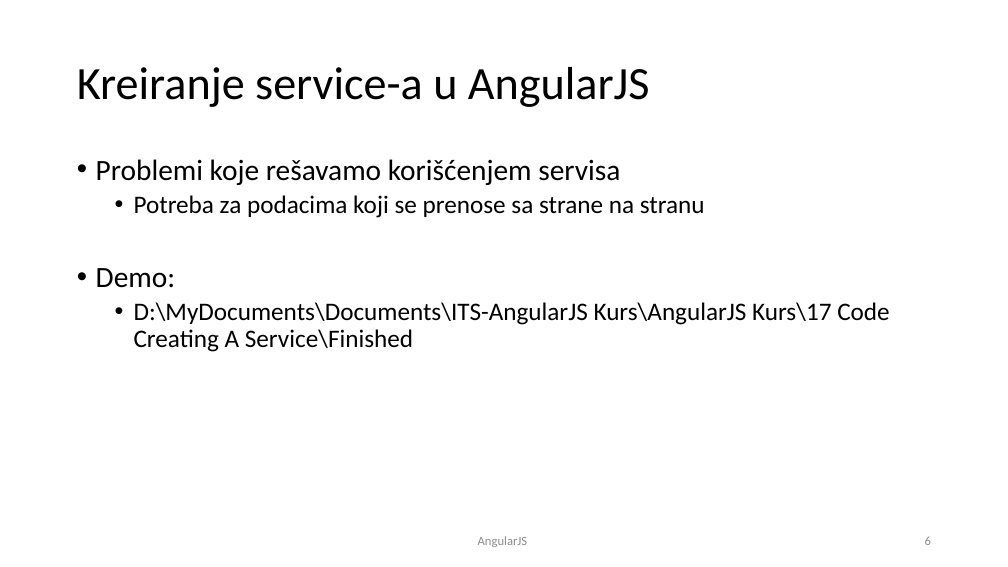
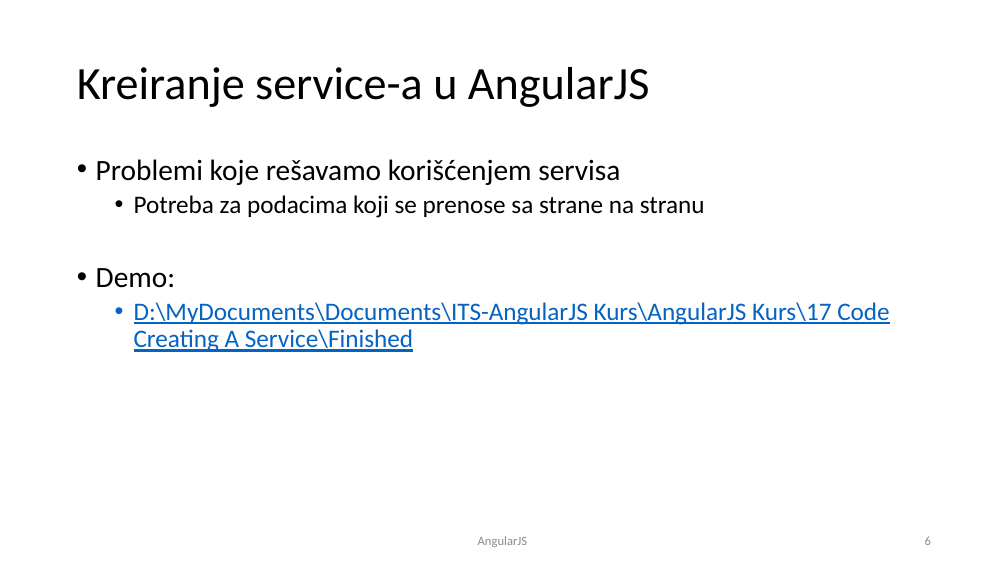
Before and after one commit to rostojic/AngularJS-Kurs, a slide deck: slide 6 of PPT/AngularJS-06-Ponedeljak-Jun-15.pptx. Drawn at 1008x567 pixels with LibreOffice and Linux fonts; fonts in the diff are those of the drawing. Boxes give left, top, right and bottom in pixels: in the first picture for what was removed or moved away, otherwise in the second. Text is boxed around its words. In the diff, an @@ line names an element or a change of style, - is before the commit and + after.

```diff
--- a/PPT/AngularJS-06-Ponedeljak-Jun-15.pptx
+++ b/PPT/AngularJS-06-Ponedeljak-Jun-15.pptx
@@ text at [134,302,889,352]: text colour #000000 to #0563C1, underline on in "D:\MyDocuments\Documents\ITS-AngularJS Kurs\AngularJS Kurs\1 ..." @@
```
Also in this commit, not shown: 1 other slide changed, 2 other files.
